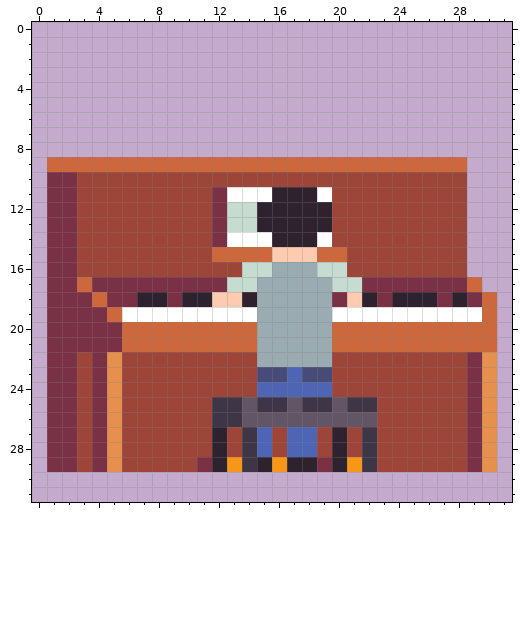
Pixel-art sprite, stored at raw-assets/game{m}{nomip}{copy}/player/player.png. This is how it looked before the edit.
The file is 32x32 pixels.
The same view after the edit:
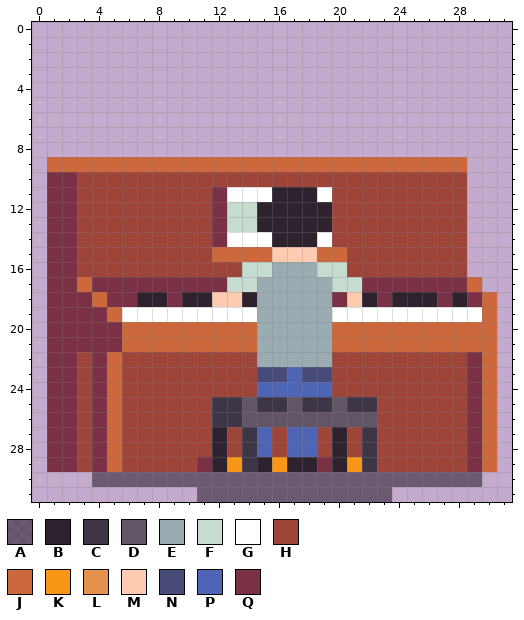
Palette (. is transparent): A #2e222f96  B #2e222f  C #3e3546  D #625565  E #9babb2  F #c7dcd0  G #ffffff  H #9e4539  J #cd683d  K #f79617  L #e6904e  M #fdcbb0  N #484a77  P #4d65b4  Q #7a3045
Changes in this commit:
y 22..29: x 5 L -> J; x 30 L -> J
y 30: x 4..29 .......................... -> AAAAAAAAAAAAAAAAAAAAAAAAAA
y 31: x 11..23 ............. -> AAAAAAAAAAAAA
Pixel boxes of the changes (left, top, right, bottom) in both pictures:
changed: (92, 352, 497, 502)
